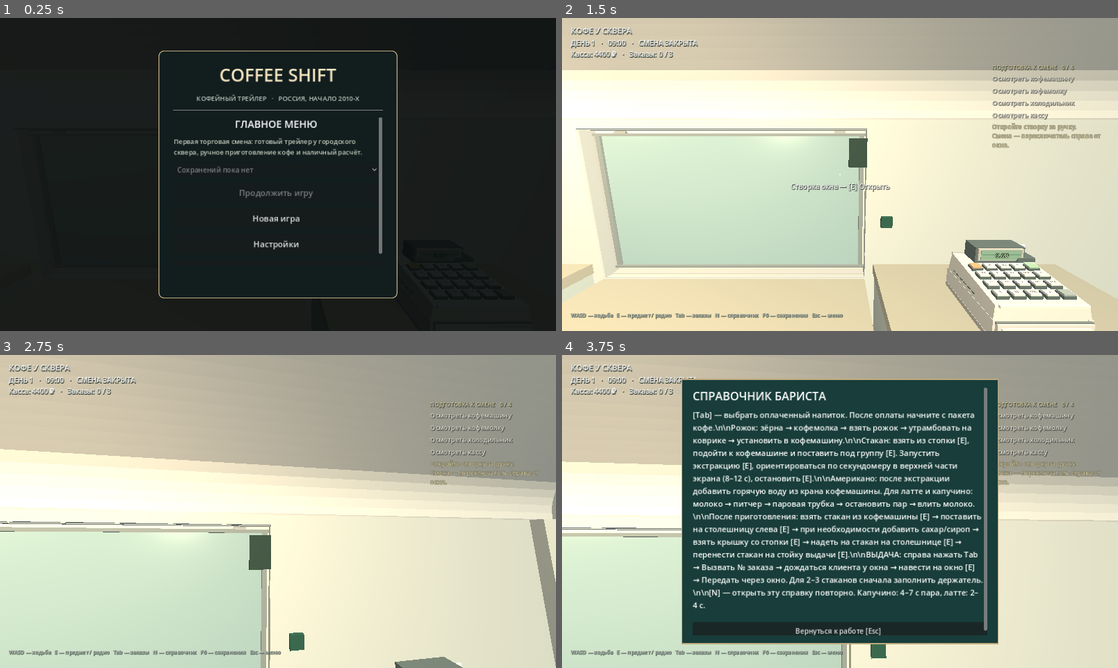
Above: before the commit, frames 1-4 (two rows, left to right).
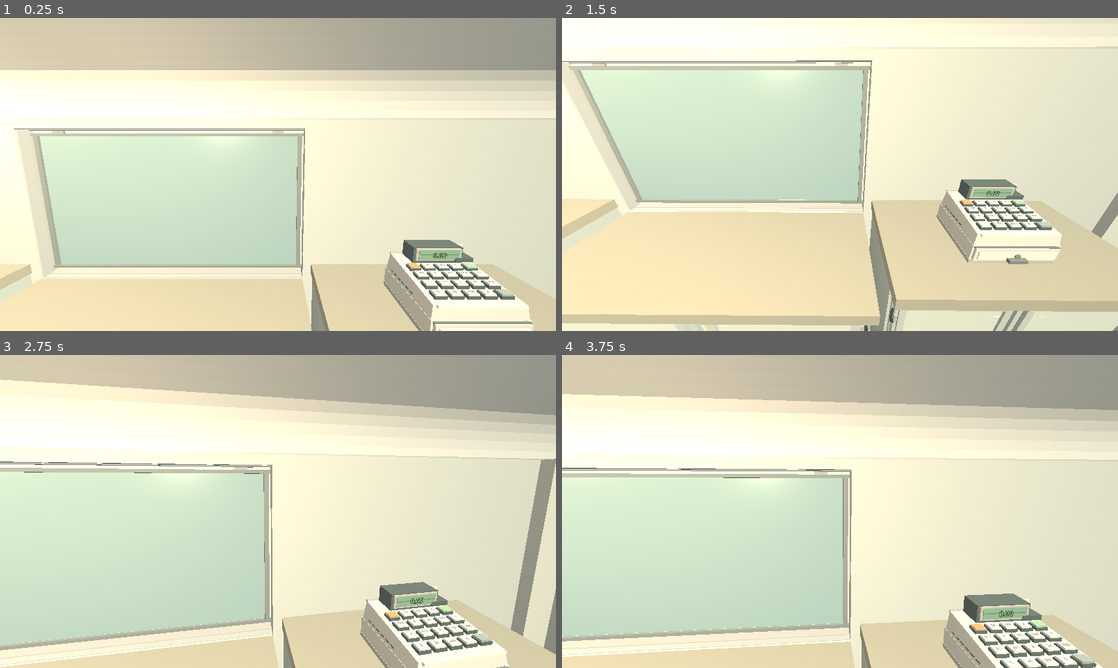
Above: after the commit, the same moments.

Repository: valuableprince/coffee-shift-dev
Game: Godot game, scene res://scenes/first_shift.tscn
Same seed, same stepped clock (60 frames per second), same inputs: the game is played once before the commit and once after it.
Inputs (mouse positions are in pixels of both pictures, inside the frame that each line leads up to):
- Up to frame 1 (0.25 s): no input
- Up to frame 2 (1.5 s): click (840, 218) at 0.5 s, where only the run before the commit has a clickable "Новая игра"; click (840, 230) at 1.25 s, where only the run before the commit has a clickable "Начать новую игру"
- Up to frame 3 (2.75 s): tap Enter (ui_accept) at 2, 2.27 s; move the mouse to (305, 511) at 2.02 s; hold W (forward) from 2.03 s (still down); hold Q (inspect_mode) from 2.03 s (still down); click (305, 511) at 2.17 s
- Up to frame 4 (3.75 s): keep holding W (forward); move the mouse to (812, 511) at 2.77 s; release Q (inspect_mode) at 2.78 s; tap E (interact) at 2.85 s; tap Enter (ui_accept) at 3.02 s; move the mouse to (851, 505) at 3.52 s; hold N (notebook) from 3.53 s (still down)

The runs differ from the first frame. In frame 1, 100% of the frame differs, in the area x 0-100%, y 0-100%; in frame 2, 62%; in frame 3, 51%; in frame 4, 73%.
Error after the commit: Parse Error: Cannot infer the type of "basket_center" variable because the value doesn't have a set type. (res://scripts/trade/barista_accessories.gd:95)

Commit message:
fix(tamping): animate tamper down onto portafilter on real worktop

Diff:
--- a/scripts/trade/barista_accessories.gd
+++ b/scripts/trade/barista_accessories.gd
@@ -90,10 +90,13 @@
 	if step == "stop_steam":
 		_align(pitcher, "SteamWandTarget", world.machine_visual.steam_tip(), Basis(Vector3.UP, -PI/2))
 	if _animation == "dose" and filter_in_hand:
-		# PressContact meets the existing dose inside the basket; no new step.
-		var depth := .035 - sin((.65 - _remaining) / .65 * PI) * .050
-		var target: Vector3 = filter.get_node("GroupLockOrigin").global_position + filter.global_basis.y * depth
-		_align(tamper, "PressContact", target, filter.global_basis)
+		# The basket stays on the real tamping mat rather than hovering in
+		# the player's camera. The tamper presses vertically into the grounds.
+		var basket_center := world.trailer.to_global(TAMPER_BASE + Vector3(0, .035, 0))
+		_align(filter, "GroupLockOrigin", basket_center, Basis(Vector3.UP, PI / 2))
+		var progress := clampf((.65 - _remaining) / .65, 0.0, 1.0)
+		var height := .082 - sin(progress * PI) * .070
+		_align(tamper, "PressContact", basket_center + Vector3.UP * height, Basis.IDENTITY)
 	if _animation == "pour" and not current.is_empty():
 		var target: Vector3 = world.machine_visual.cup_base() + Vector3(0, .15, 0)
 		_align(pitcher, "PourSpout", target, Basis(Vector3.FORWARD, -.7) * Basis(Vector3.UP, PI/2))
